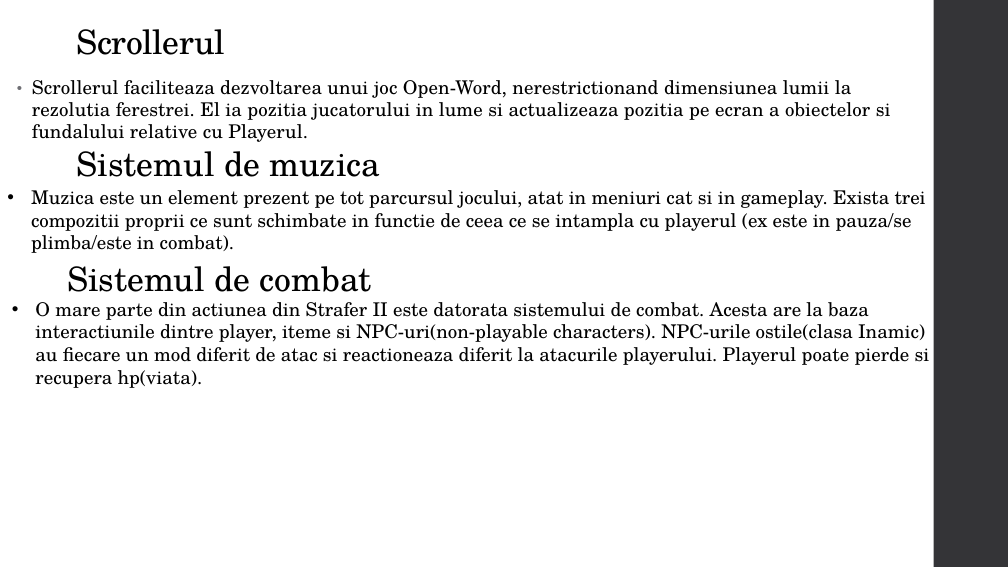
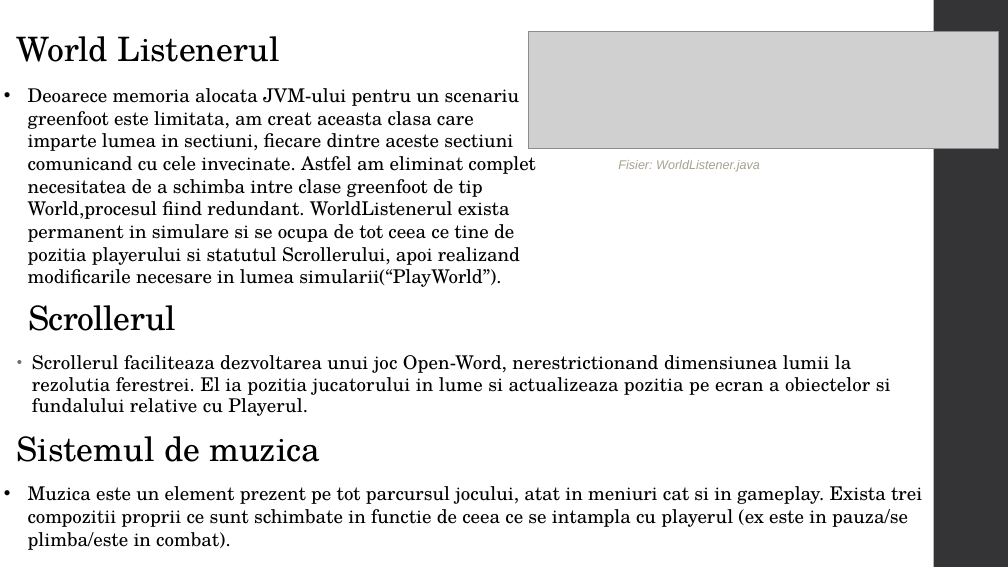
Before and after one commit to Mars-Zero/Strafer-II, a slide deck: slide 4 of Strafer II.pptx. Drawn at 1008x567 pixels with LibreOffice and Linux fonts; fonts in the diff are those of the drawing; grey boxes stand for pictures. Boxes give left, top, right and bottom in pixels: in the first picture for what was removed or moved away, otherwise in the second. Text is boxed around its words. In the diff, an @@ line names an element or a change of style, - is before the commit and + after.

```diff
--- a/Strafer II.pptx
+++ b/Strafer II.pptx
@@ text added at [17,36,280,62], 32 pt, text #000000 @@
+World Listenerul
@@ picture added at [529,31,1000,148] @@
@@ text added at [28,88,535,287], 18 pt, text #000000 @@
+• Deoarece memoria alocata JVM-ului pentru un scenariu greenfoot este limitata, am creat aceasta clasa care imparte lumea in sectiuni, fiecare dintre aceste sectiuni comunicand cu cele invecinate. Astfel am eliminat complet necesitatea de a schimba intre clase greenfoot de tip World,procesul fiind redundant. WorldListenerul exista permanent in simulare si se ocupa de tot ceea ce tine de pozitia playerului si statutul Scrollerului, apoi realizand modificarile necesare in lumea simularii(“PlayWorld”).
@@ text added at [618,160,760,172], 12 pt, text #A7A192, italic @@
+Fisier: WorldListener.java
@@ text removed at [67,266,372,292] @@
-Sistemul de combat
@@ title "Scrollerul": place and size @@
-title "Scrollerul" at [77,29,225,55]
+title "Scrollerul" at [28,305,176,331]
@@ text removed at [35,302,930,388] @@
-• O mare parte din actiunea din Strafer II este datorata sistemului de combat. Acesta are la baza interactiunile dintre player, iteme si NPC-uri(non-playable characters). NPC-urile ostile(clasa Inamic) au fiecare un mod diferit de atac si reactioneaza diferit la atacurile playerului. Playerul poate pierde si recupera hp(viata).
@@ text "Scrollerul faciliteaza dezvoltarea unui joc ...": place and size @@
-text "Scrollerul faciliteaza dezvoltarea unui joc ..." at [32,80,891,142]
+text "Scrollerul faciliteaza dezvoltarea unui joc ..." at [32,355,891,416]
@@ text "Sistemul de muzica": place and size @@
-text "Sistemul de muzica" at [77,151,380,177]
+text "Sistemul de muzica" at [17,436,320,462]
@@ text "Muzica este un element prezent ...": place and size @@
-text "Muzica este un element prezent ..." at [31,190,926,253]
+text "Muzica este un element prezent ..." at [28,486,922,550]
```
Also in this commit, not shown: 4 other slides changed, 2 slides added, 1 slide removed, 3 other files.
